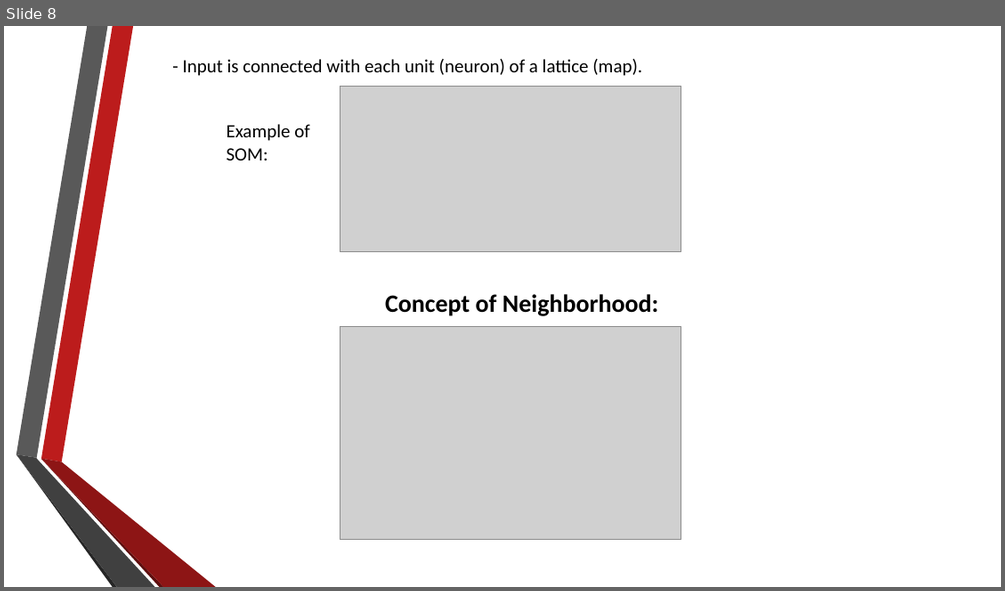
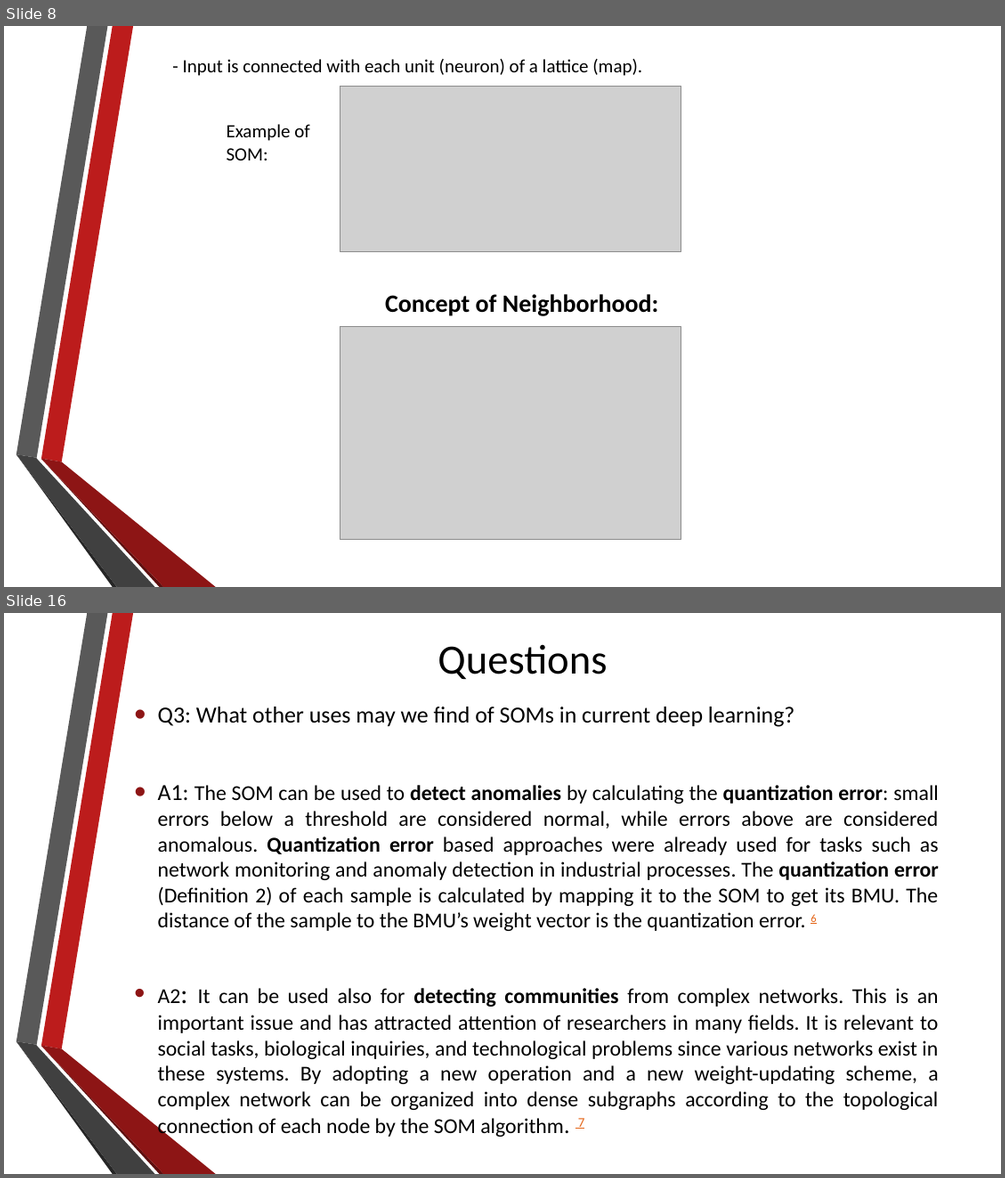
Before and after one commit to alexdn7/archaeology-project, a slide deck: About self-organizing maps.pptx. Shown one above the other, each under a label of ours: slide 8 before the commit, slides 8 and 16 after it; the slides between them are not shown. The pictures are 1005x591 and 1005x1178 pixels, drawn with LibreOffice and Linux fonts; fonts in the diff are those of the drawing; grey boxes stand for pictures. Boxes give left, top, right and bottom in pixels: in the first picture for what was removed or moved away, otherwise in the second. Text is boxed around its words. In the diff, an @@ line names an element or a change of style, - is before the commit and + after.

```diff
--- a/About self-organizing maps.pptx
+++ b/About self-organizing maps.pptx
@@ slide 16 added at <box>4,613,1001,1174</box>, background #FFFFFF; not listed: 6 template elements that a slide beside it also shows @@
@@ title added at <box>437,644,607,680</box>, 40 pt, text #000000 @@
+Questions
@@ text added at <box>158,706,938,1110</box>, 20.4 pt, text #000000 @@
+• Q3: What other uses may we find of SOMs in current deep learning?
+• A1: The SOM can be used to detect anomalies by calculating the quantization error: small errors below a threshold are considered normal, while errors above are considered anomalous. Quantization error based approaches were already used for tasks such as network monitoring and anomaly detection in industrial processes. The quantization error (Definition 2) of each sample is calculated by mapping it to the SOM to get its BMU. The distance of the sample to the BMU’s weight vector is the quantization error. 6
+• A2: It can be used also for detecting communities from complex networks. This is an important issue and has attracted attention of researchers in many fields. It is relevant to social tasks, biological inquiries, and technological problems since various networks exist in these systems. By adopting a new operation and a new weight-updating scheme, a complex network can be organized into dense subgraphs according to the topological connection of each node by the SOM algorithm. 7
```
Also in this commit, not shown: 2 slides changed, 7 other slides added, 1 slide removed, 2 other files.
